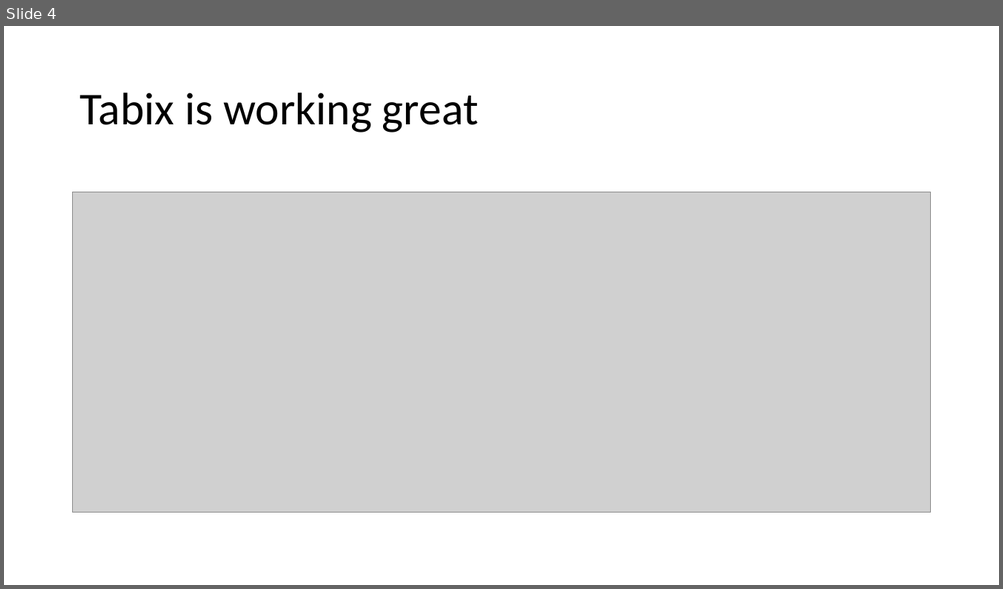
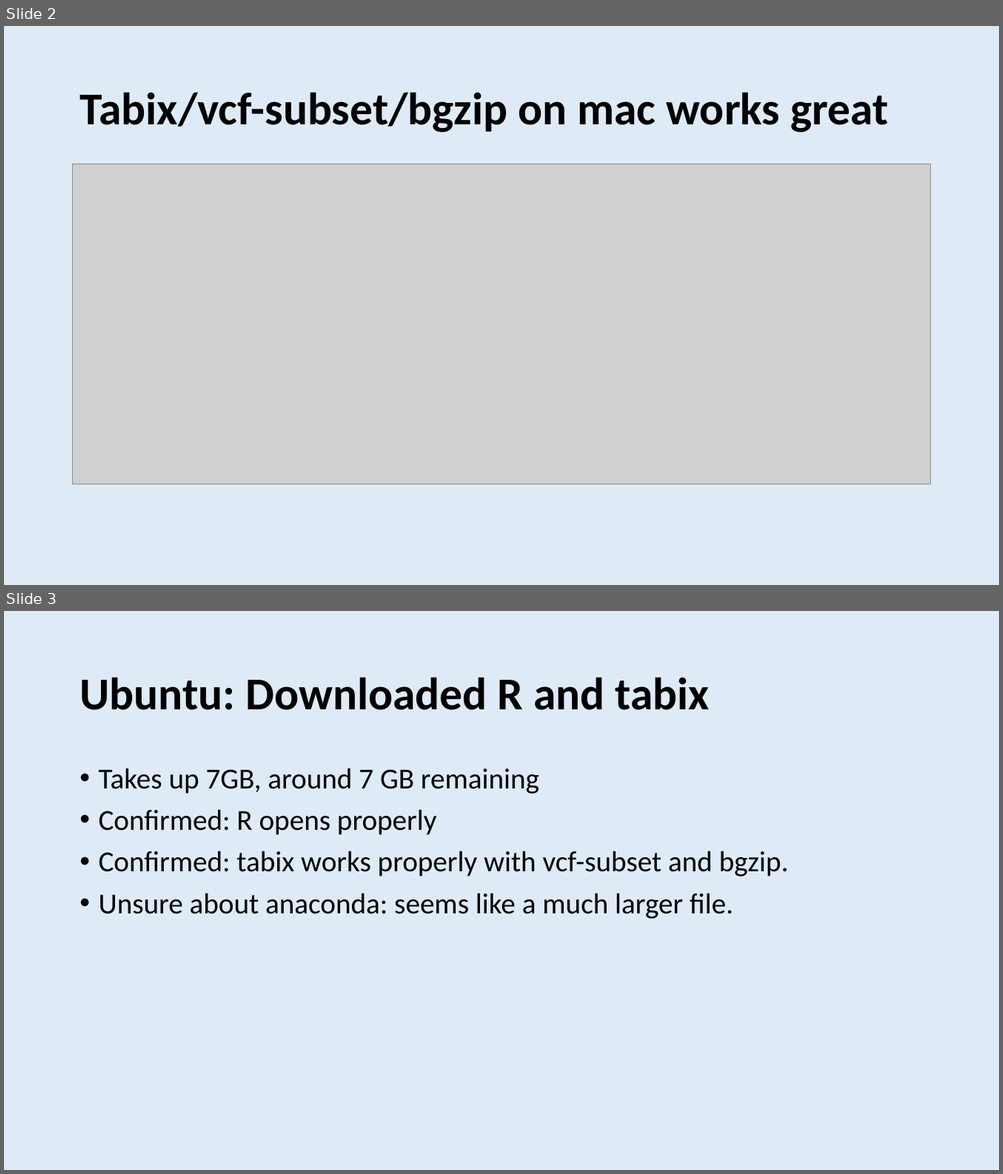
Before and after one commit to dfan/HST-2016, a slide deck: week_5/Presentation_week_5.pptx. Shown one above the other, each under a label of ours: slide 4 before the commit, slides 2 and 3 after it. The pictures are 1003x589 and 1003x1174 pixels, drawn with LibreOffice and Linux fonts; fonts in the diff are those of the drawing; grey boxes stand for pictures. Boxes give left, top, right and bottom in pixels: in the first picture for what was removed or moved away, otherwise in the second. Text is boxed around its words. In the diff, an @@ line names an element or a change of style, - is before the commit and + after.

```diff
--- a/week_5/Presentation_week_5.pptx
+++ b/week_5/Presentation_week_5.pptx
@@ slide 3 added at (4,611,999,1170), background #DEEBF7 @@
@@ title added at (79,677,708,710), 44 pt, text #000000, bold @@
+Ubuntu: Downloaded R and tabix
@@ text added at (99,768,788,919), 28 pt, text #000000 @@
+• Takes up 7GB, around 7 GB remaining
+• Confirmed: R opens properly
+• Confirmed: tabix works properly with vcf-subset and bgzip.
+• Unsure about anaconda: seems like a much larger file.
@@ what was slide 4 is now slide 2 @@
@@ slide 2 changed as well @@
@@ background #FFFFFF to #DEEBF7 @@
@@ title at (79,92,888,133): text changed; bold on @@
-Tabix is working great
+Tabix/vcf-subset/bgzip on mac works great
@@ picture: place and size @@
-picture at (73,192,930,513)
+picture at (73,164,930,485)
```
Also in this commit, not shown: 1 other slide changed, 8 other slides added, 3 slides removed, 5 other files.
